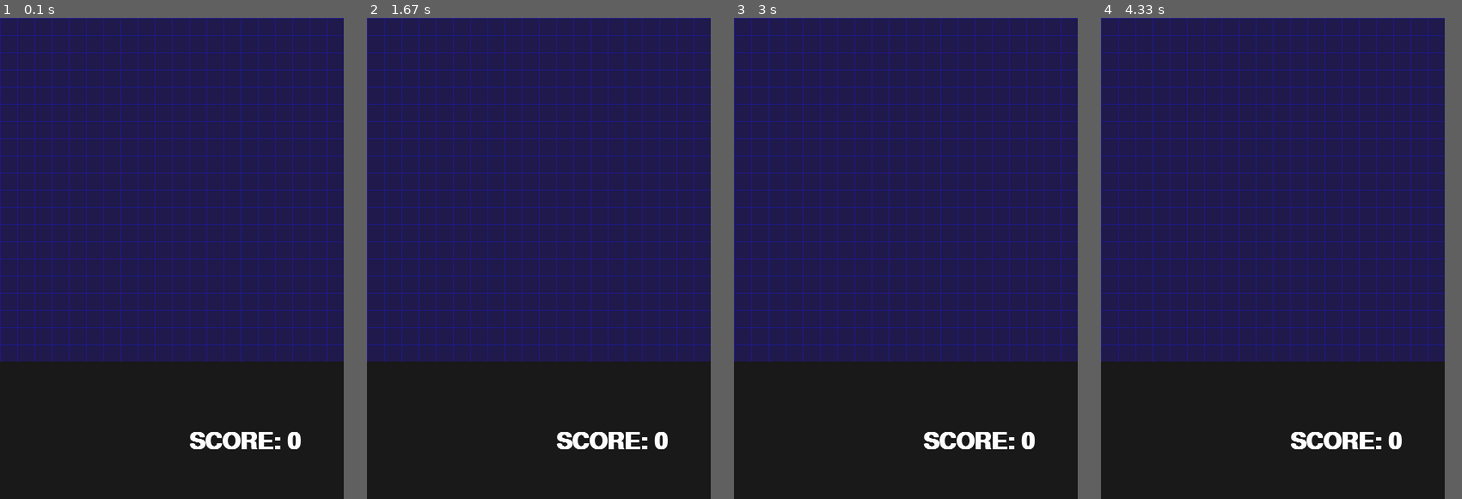
Above: before the commit, frames 1-4 (left to right).
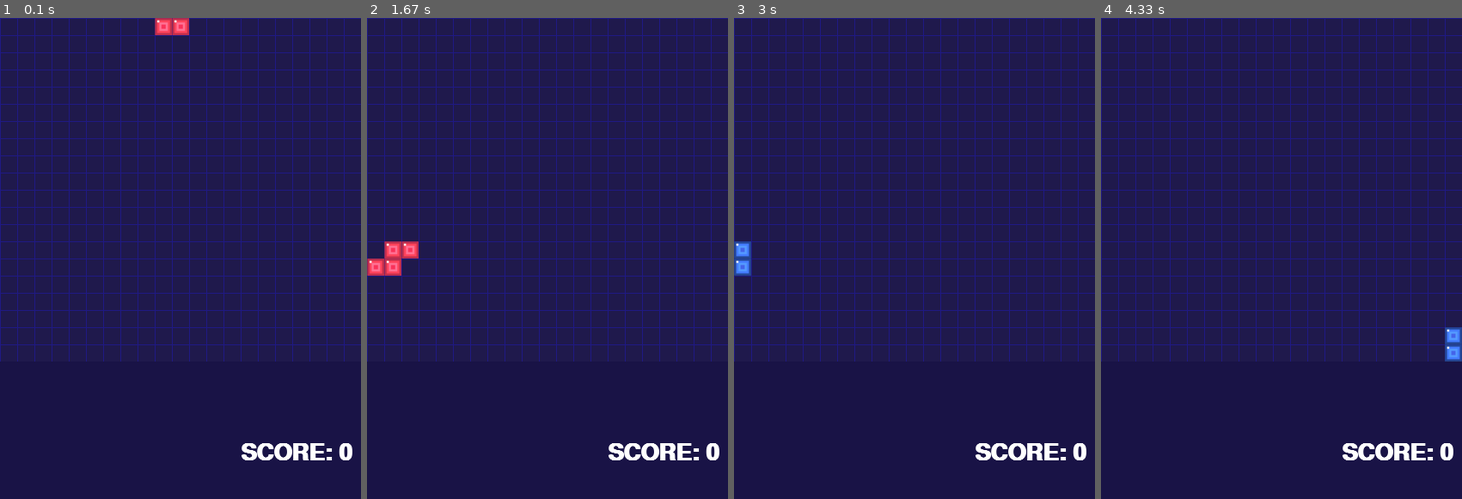
Above: after the commit, the same moments.

Repository: Abhay-sandhu/Pygame_projects
Game: pygame game, started from Tetris/game.py
The game is run twice, just before and just after one commit, with the same random seed, the same clock (stepped at 60 frames per second) and the same inputs.
Inputs:
- Up to frame 1 (0.1 s): no input
- Up to frame 2 (1.67 s): hold Right 0.33-0.8 s; hold Right 0.83-1.3 s; hold Left from 1.33 s (still down)
- Up to frame 3 (3 s): release Left at 1.87 s; hold Down 1.9-2.2 s; hold Down 2.23-2.6 s; hold Left from 2.63 s (still down)
- Up to frame 4 (4.33 s): release Left at 3.1 s; hold Right 3.13-3.6 s
In our replay, the window is 400x560 before the commit and 420x560 after it. These sizes can differ from the game's own. Grey fills any space a smaller window leaves; there, only what the larger window draws over its background counts as a difference.

The runs differ from the first frame. In frame 1, 28% of the frame differs, in the area x 0-100%, y 0-100%; in frame 2, 28%; in frame 3, 28%; in frame 4, 28%.

Commit message:
tetris refactor

Diff:
--- a/Tetris/Tetris.py
+++ b/Tetris/Tetris.py
@@ -1,54 +1,98 @@
 #imports
 from random import choice
 from pygame.sprite import Group
-from pygame import display, image, transform, draw, sprite, key, Color, K_LEFT, K_RIGHT, K_DOWN, time
+from pygame import image, transform, sprite, key, K_LEFT, K_RIGHT, K_DOWN, time
 
 class Block(sprite.Sprite):
-    COLORS = iter([1,2,3,4])
+    COLORS = ([1,2,3,4])
     COLOR_BLOCK_DICT = {
             1: image.load('Tetris/assets/1.png'),
             2: image.load('Tetris/assets/2.png'),
             3: image.load('Tetris/assets/3.png'),
             4: image.load('Tetris/assets/4.png')
             }
-    def __init__(self, game, row, col,):
+    def __init__(self, game, row, col):
         super().__init__()
-        self.color = next(Block.COLORS)
-        self.image = transform.scale(image.load('Tetris/assets/block.png'), (game.block_size, game.block_size))
+        self.game = game
+        self.color = choice(Block.COLORS)
+        self.image = transform.scale(Block.COLOR_BLOCK_DICT[self.color], (self.game.block_size, self.game.block_size))
         self.rect = self.image.get_rect()
         self.rect.x = col * game.block_size
         self.rect.y = row * game.block_size
 
+
+    def draw(self, rect_x, rect_y):
+        self.game.screen.blit(self.image, (rect_x * self.game.block_size, rect_y * self.game.block_size))
+
+    def update(self):
+        pass
+
 # Shape Class
 class Shape():
     # All Possible Shapes
-    VERSION = {
-        'I': [[1, 5, 9, 13], [4, 5, 6, 7]],
-        'Z': [[4, 5, 9, 10], [2, 6, 5, 9]],
-        'S': [[6, 7, 9, 10], [1, 5, 6, 10]],
-        'L': [[1, 2, 5, 9], [0, 4, 5, 6], [1, 5, 9, 8], [4, 5, 6, 10]],
-        'J': [[1, 2, 6, 10], [5, 6, 7, 9], [2, 6, 10, 11], [3, 5, 6, 7]],
-        'T': [[1, 4, 5, 6], [1, 4, 5, 9], [4, 5, 6, 9], [1, 5, 6, 9]],
-        'O': [[1, 2, 5, 6]]
+    TETRONIMOS = {
+        'I': [[(0,1),(0,0),(0,-1),(0,-2)]],# [(-1,1),(0,1),(1,1),(2,1)]],
+        'Z': [[(-1,1),(0,1),(0,0),(1,0)]],# [(0,1),(0,0),(-1,0),(-1,-1)]],
+        'S': [[(0,1),(-1,1),(-1,0),(-2,0)]],# [(-1,1),(-1,0),(0,0),(0,-1)]],
+       # 'L': [[1, 2, 5, 9], [0, 4, 5, 6], [1, 5, 9, 8], [4, 5, 6, 10]],
+       # 'J': [[1, 2, 6, 10], [5, 6, 7, 9], [2, 6, 10, 11], [3, 5, 6, 7]],
+       # 'T': [[1, 4, 5, 6], [1, 4, 5, 9], [4, 5, 6, 9], [1, 5, 6, 9]],
+        'O': [[(-1,1),(0,1),(-1,0),(0,0)]]
     }
-    SHAPES = ['I', 'Z', 'S', 'L', 'J', 'T', 'O']
-    def __init__(self):
+    SHAPES = ['I', 'Z', 'S', 'O']
+    def __init__(self, game):
+        self.game = game
         self.type = choice(Shape.SHAPES)
-        self.shape = choice(Shape.VERSION[self.type])
-        self.images = []
-        self.rects = []
+        self.shape = Shape.TETRONIMOS[self.type]
+        self.row = -1
+        self.col = self.game.cols//2
+        self.blocks = []
+        self.block = Block(self.game, self.row, self.col)
+        self.delay = 100
+        self.time = 0
+
     def draw(self):
-        pass
+        for i in range(len(self.shape[0])):
+            block_rect = self.block.rect.copy()
+            block_rect.x = self.col + self.shape[0][i][0]
+            block_rect.y = self.row + self.shape[0][i][1]
+            self.block.draw(block_rect.x, block_rect.y)
+            self.blocks.append(block_rect)
+        self.blocks = self.blocks[-len(self.shape[0]):]
+
+    def move(self):
+        bottom = max([block.y for block in self.blocks])
+        if self.time_delta() and bottom < self.game.rows -1:
+            self.row += 1
+
+    def control(self):
+        keys = key.get_pressed()
+        if keys[K_DOWN] and self.row < self.game.rows:
+            self.row += 1
+        elif keys[K_LEFT] and self.col > 0 and self.row < self.game.rows - 2:
+            self.col -= 1
+        elif keys[K_RIGHT] and self.col < self.game.cols and self.row < self.game.rows -2:
+            self.col += 1
+
+    def time_delta(self):
+        time_now = time.get_ticks()
+        if time_now - self.time > self.delay:
+            self.time = time_now
+            return True
+        return False
+
+    def update(self):
+        self.draw()
+        self.move()
 
 # Game Class
 class Master():
-    def __init__(self):
+    def __init__(self, game):
         self.next = None
-
-
+        self.shape = None
+        self.generate_shape()
     def generate_shape(self):
         if self.next is None:
-            self.next = Shape()
-        self.figure = self.next
+            self.next = self.game.shape
+        self.shape = self.next
         self.next = Shape()
-        #color,block,type,shape
--- a/Tetris/game.py
+++ b/Tetris/game.py
@@ -10,12 +10,12 @@
     WHITE = pygame.Color(255, 255, 255, 255) # Fully opaque white
     BG_COLOR = pygame.Color(31, 25, 76, 255)
     GRID_COLOR = pygame.Color(31, 25, 132, 255)
-    PANEL_COLOR = pygame.Color(25,25,25,255)
+    PANEL_COLOR = pygame.Color(25,19,70,255)
     SCORE = 0
     FPS = 60
     VOLUME = 0.03
     BLOCK_SIZE = 20
-    WIDTH = 400
+    WIDTH = 420
     HEIGHT = 560
     PANEL_SIZE = 160
     ROWS = (HEIGHT - PANEL_SIZE) // BLOCK_SIZE
@@ -50,11 +50,14 @@
         self.font.set_bold(True)
         self.win_label = self.font.render('YOU WIN!', 1, Game.GREEN)
         self.lose_label = self.font.render('YOU LOSE!', 1, Game.RED)
+
+
         #self.play_bgm()
         self.new_game()
 
     def new_game(self):
         self.score = 0
+        self.shape = Shape(self)
 
    # def play_bgm(self):
        # pygame.mixer.music.load('Snake/assets/music.mp3')
@@ -68,6 +71,10 @@
         pygame.draw.rect(self.screen, Game.PANEL_COLOR,(0, self.height - self.panel_size, self.width, self.panel_size))
 
     def update(self):
+        self.shape.update()
+        if self.shape.row == 19:
+            pygame.time.delay(500)
+            self.new_game()
         pygame.display.update()
         self.clock.tick(Game.FPS)
 
@@ -76,7 +83,7 @@
         self.draw_grid()
         self.draw_panel()
         score_text = self.font.render(f"SCORE: {self.score}", 1, Game.WHITE)
-        self.screen.blit(score_text, (self.width - score_text.get_width() - 50, self.height - self.panel_size/2))
+        self.screen.blit(score_text, (self.width - score_text.get_width() - 10, self.height - self.panel_size/3 - score_text.get_height()/2))
 
 
     def event_check(self, run):
@@ -84,6 +91,7 @@
             if event.type == pygame.QUIT:
                 run = False
                 return run
+        self.shape.control()
         return run
 
     def run(self):
